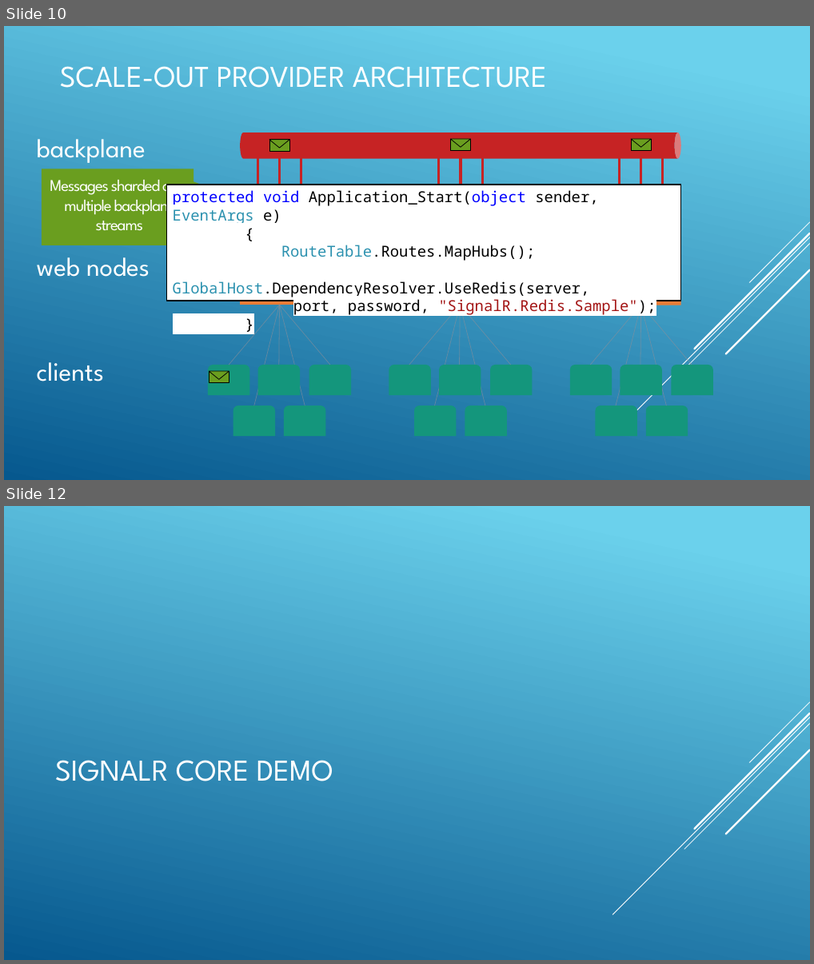
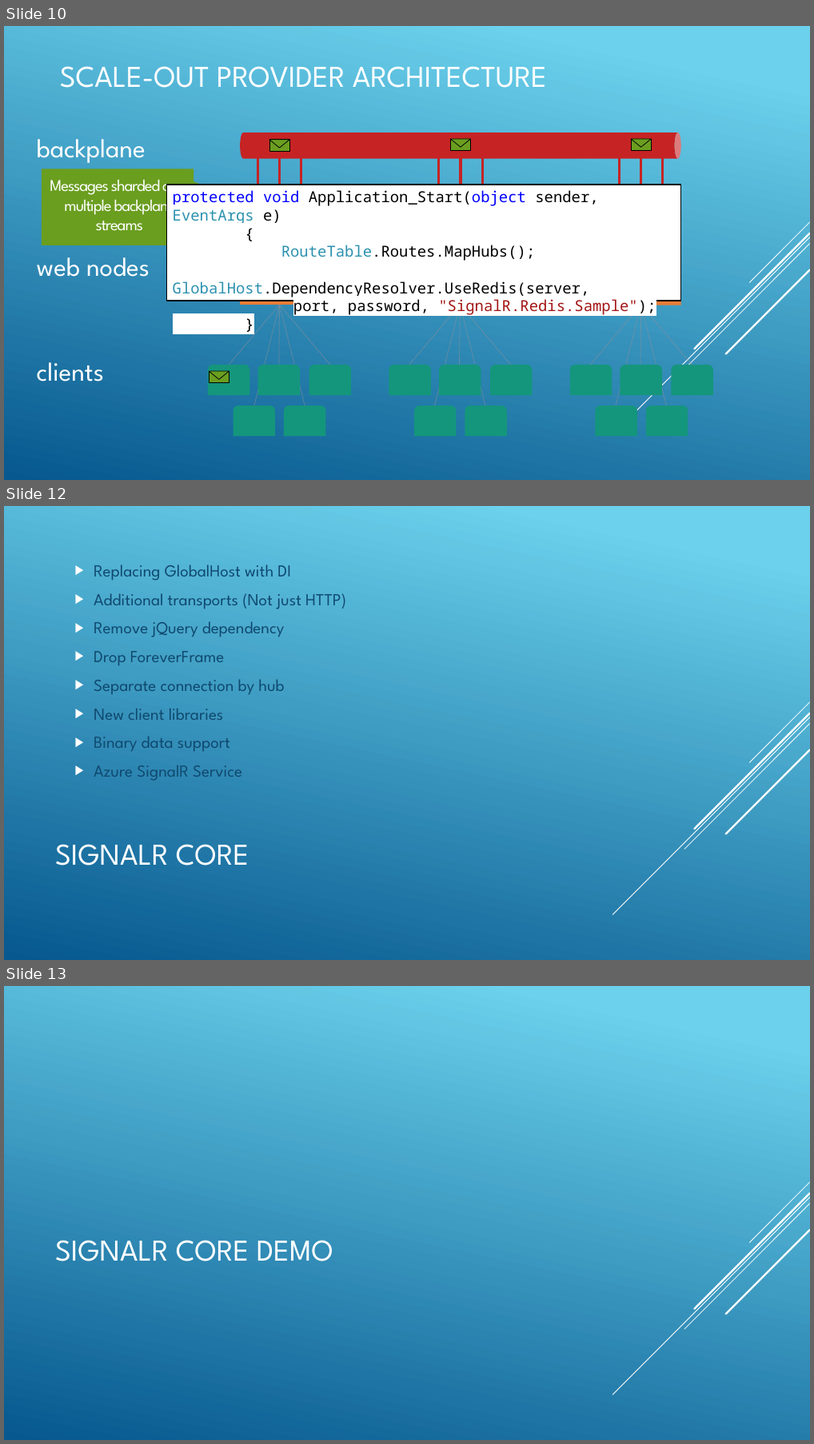
Before and after one commit to jwooley/SignalrRxSamples, a slide deck: Getting Pushy with SignalR and Rx.pptx. Shown one above the other, each under a label of ours: slides 10 and 12 before the commit, slides 10, 12 and 13 after it; the slides between them are not shown. The pictures are 814x964 and 814x1444 pixels, drawn with LibreOffice and Linux fonts; fonts in the diff are those of the drawing. Boxes give left, top, right and bottom in pixels: in the first picture for what was removed or moved away, otherwise in the second. Text is boxed around its words. In the diff, an @@ line names an element or a change of style, - is before the commit and + after.

```diff
--- a/Getting Pushy with SignalR and Rx.pptx
+++ b/Getting Pushy with SignalR and Rx.pptx
@@ slide 12 added at bbox=[4, 506, 810, 960], background gradient #6ED2EB to #06588E; not listed: 5 template elements that a slide beside it also shows @@
@@ text added at bbox=[94, 564, 346, 780], 20 pt, text #0F496F @@
+▶ Replacing GlobalHost with DI
+▶ Additional transports (Not just HTTP)
+▶ Remove jQuery dependency
+▶ Drop ForeverFrame
+▶ Separate connection by hub
+▶ New client libraries
+▶ Binary data support
+▶ Azure SignalR Service
@@ title added at bbox=[55, 844, 250, 865], 36 pt, text #FFFFFF @@
+SIGNALR CORE
@@ what was slide 12 is now slide 13 @@
```
Also in this commit, not shown: 2 other slides added, 1 other file.
